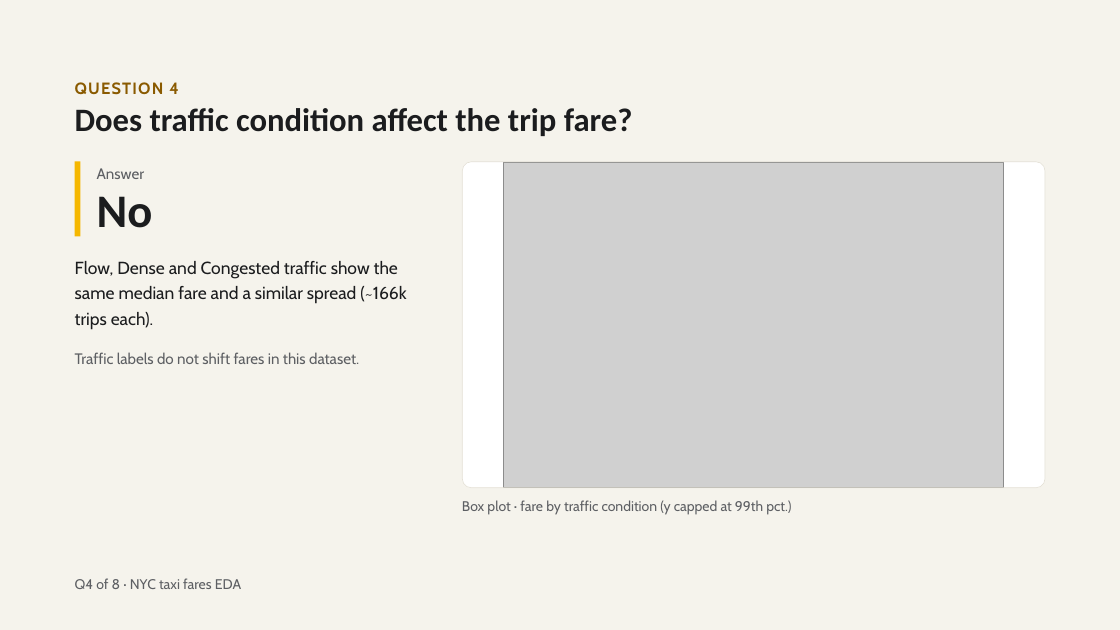
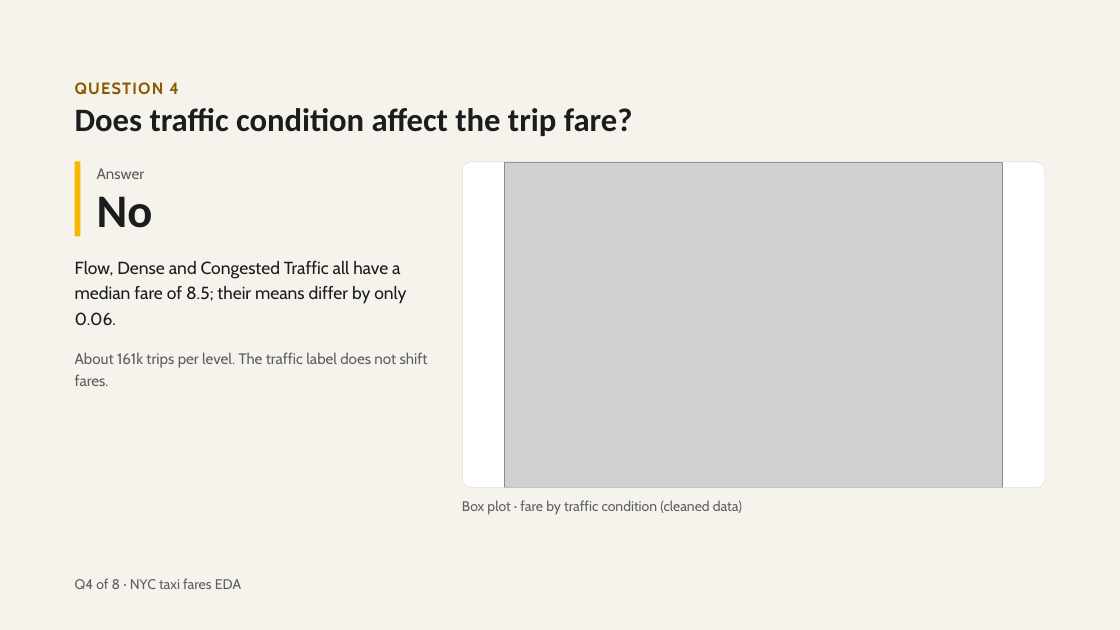
Before and after one commit to Youssef57-T/Cellula-Internship-MlEngineer, a slide deck: slide 9 of NYC Taxi Fares — 8 Questions.pptx (slide 8 before the commit). Drawn at 1120x630 pixels with LibreOffice and Linux fonts; fonts in the diff are those of the drawing; grey boxes stand for pictures. Boxes give left, top, right and bottom in pixels: in the first picture for what was removed or moved away, otherwise in the second. Text is boxed around its words. In the diff, an @@ line names an element or a change of style, - is before the commit and + after.

```diff
--- a/NYC Taxi Fares — 8 Questions.pptx
+++ b/NYC Taxi Fares — 8 Questions.pptx
@@ text at [75, 261, 406, 326]: text changed @@
-Flow, Dense and Congested traffic show the same median fare and a similar spread (~166k trips each).
+Flow, Dense and Congested Traffic all have a median fare of 8.5; their means differ by only 0.06.
@@ text at [75, 352, 428, 386]: text changed @@
-Traffic labels do not shift fares in this dataset.
+About 161k trips per level. The traffic label does not shift fares.
@@ text at [462, 500, 742, 515]: text changed @@
-Box plot · fare by traffic condition (y capped at 99th pct.)
+Box plot · fare by traffic condition (cleaned data)
```
Also in this commit, not shown: 9 other slides changed, 2 slides added, 1 slide removed.
